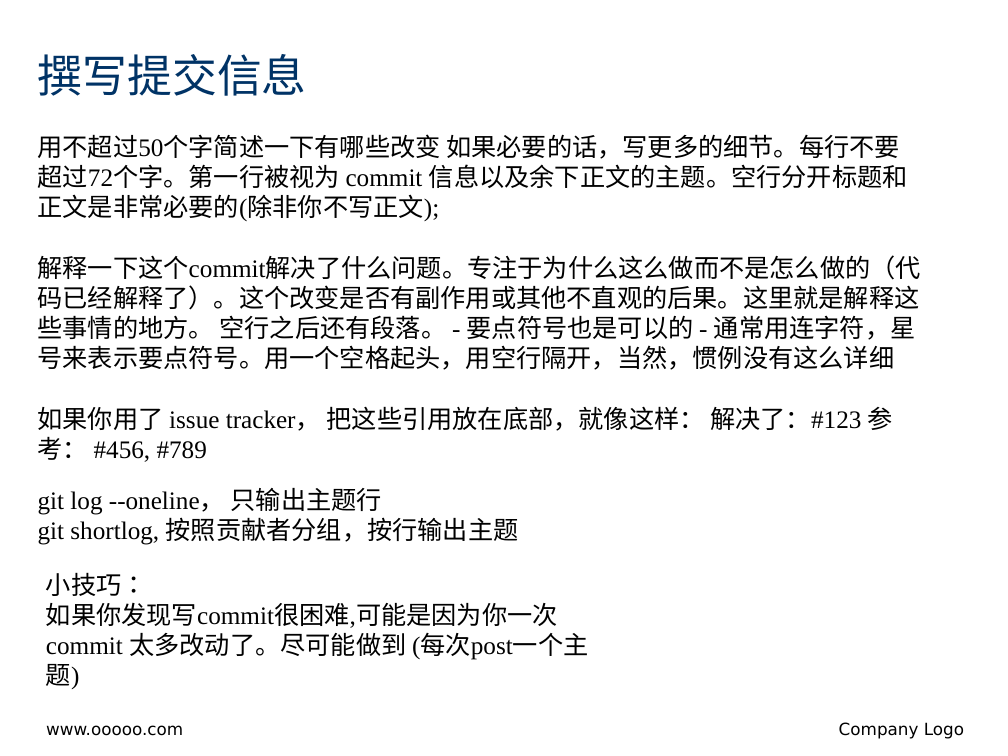
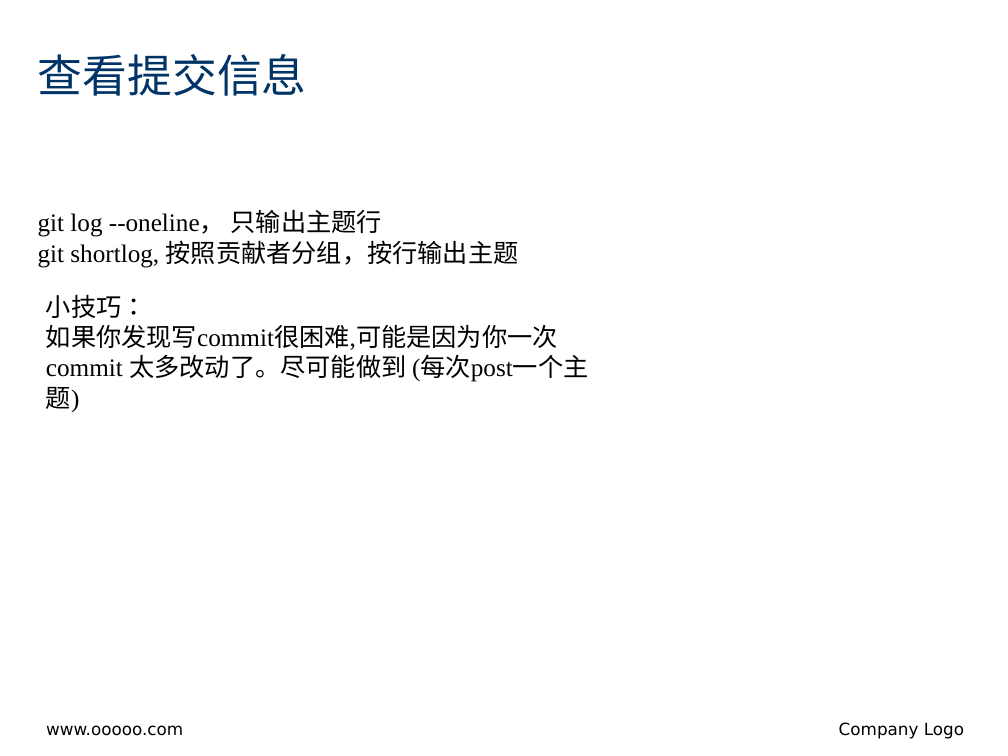
Before and after one commit to jinzhao-china/git.learning, a slide deck: slide 8 of Git Workflow.pptx (slide 7 before the commit). Drawn at 1008x756 pixels with LibreOffice and Linux fonts; fonts in the diff are those of the drawing; background and template pictures are left out. Boxes give left, top, right and bottom in pixels: in the first picture for what was removed or moved away, otherwise in the second. Text is boxed around its words. In the diff, an @@ line names an element or a change of style, - is before the commit and + after.

```diff
--- a/Git Workflow.pptx
+++ b/Git Workflow.pptx
@@ title at (x1=38, y1=54, x2=307, y2=96): text changed @@
-撰写提交信息
+查看提交信息
@@ text removed at (x1=38, y1=134, x2=921, y2=462) @@
-用不超过50个字简述一下有哪些改变 如果必要的话，写更多的细节。每行不要超过72个字。第一行被视为 commit 信息以及余下正文的主题。空行分开标题和正文是非常必要的(除非你不写正文);
-解释一下这个commit解决了什么问题。专注于为什么这么做而不是怎么做的（代码已经解释了）。这个改变是否有副作用或其他不直观的后果。这里就是解释这些事情的地方。 空行之后还有段落。 - 要点符号也是可以的 - 通常用连字符，星号来表示要点符号。用一个空格起头，用空行隔开，当然，惯例没有这么详细
-如果你用了 issue tracker， 把这些引用放在底部，就像这样： 解决了：#123 参考： #456, #789
@@ text "git log --oneline， 只输出主题行" moved from (x1=38, y1=488, x2=519, y2=545) to (x1=38, y1=210, x2=519, y2=268) @@
@@ text "小技巧：" moved from (x1=46, y1=572, x2=588, y2=660) to (x1=46, y1=294, x2=588, y2=382) @@
```
Also in this commit, not shown: 1 slide added.
